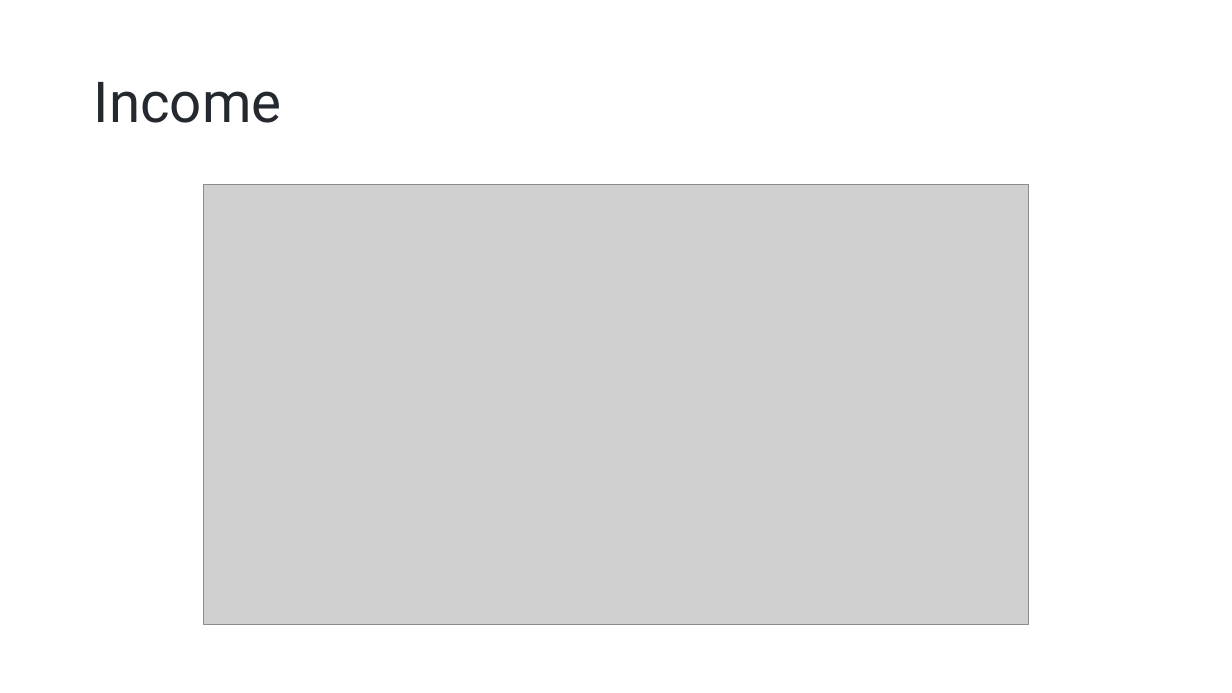
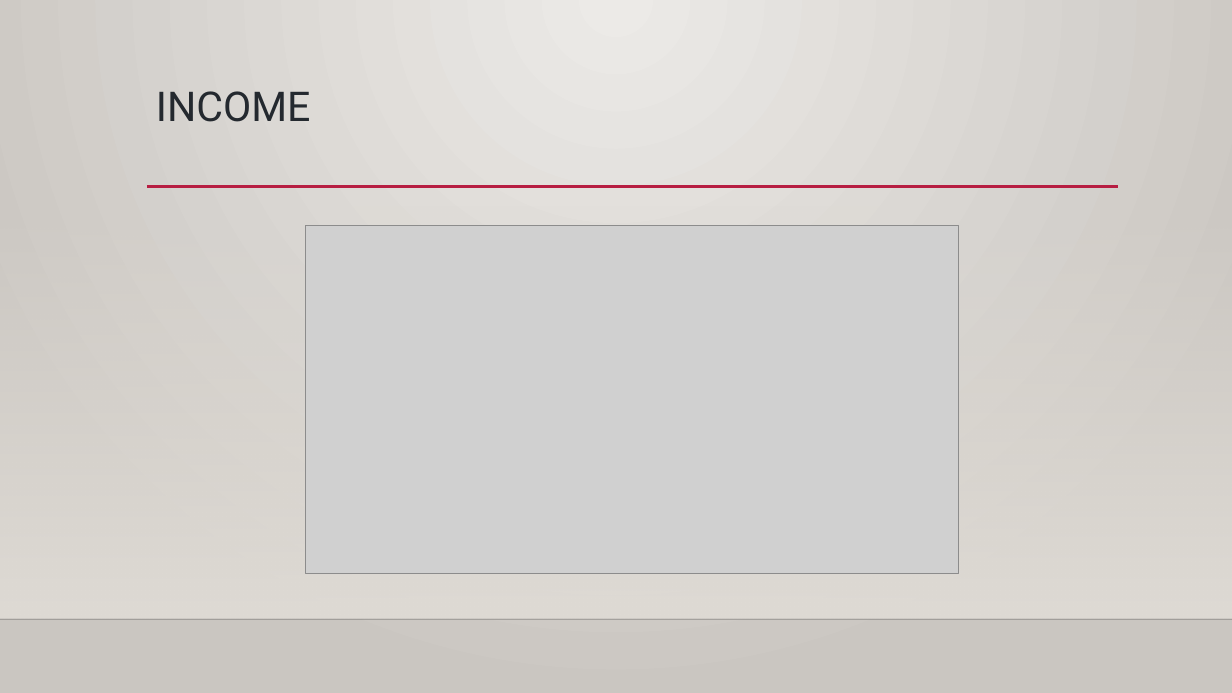
Before and after one commit to CervaRamiGomez/Exploratory_Analysis_of_Dating_Applications, a slide deck: slide 9 of Exploratory Analysis of Dating Applications.pptx. Drawn at 1232x693 pixels with LibreOffice and Linux fonts; fonts in the diff are those of the drawing; grey boxes stand for pictures; background and template pictures are left out. Boxes give left, top, right and bottom in pixels: in the first picture for what was removed or moved away, otherwise in the second. Text is boxed around its words. In the diff, an @@ line names an element or a change of style, - is before the commit and + after.

```diff
--- a/Exploratory Analysis of Dating Applications.pptx
+++ b/Exploratory Analysis of Dating Applications.pptx
@@ background #FFFFFF to gradient #ECEAE7 to #CAC7C1 @@
@@ title "INCOME" at [156,91,311,122]: vertical alignment middle to top @@
@@ title at [156,91,311,122]: text changed; size 44 to 32 pt @@
-Income
+INCOME
@@ rectangle added at [0,204,1232,619], fill gradient #DFDBD5 @@
@@ line added from (147, 187) to (1118, 187), #B71E42 2.5 pt @@
@@ picture: place and size @@
-picture at [204,185,1029,625]
+picture at [305,226,958,574]
@@ line added from (0, 619) to (1232, 619), #000001 1 pt @@
```
Also in this commit, not shown: 14 other slides changed, 5 slides added, 5 slides removed.
